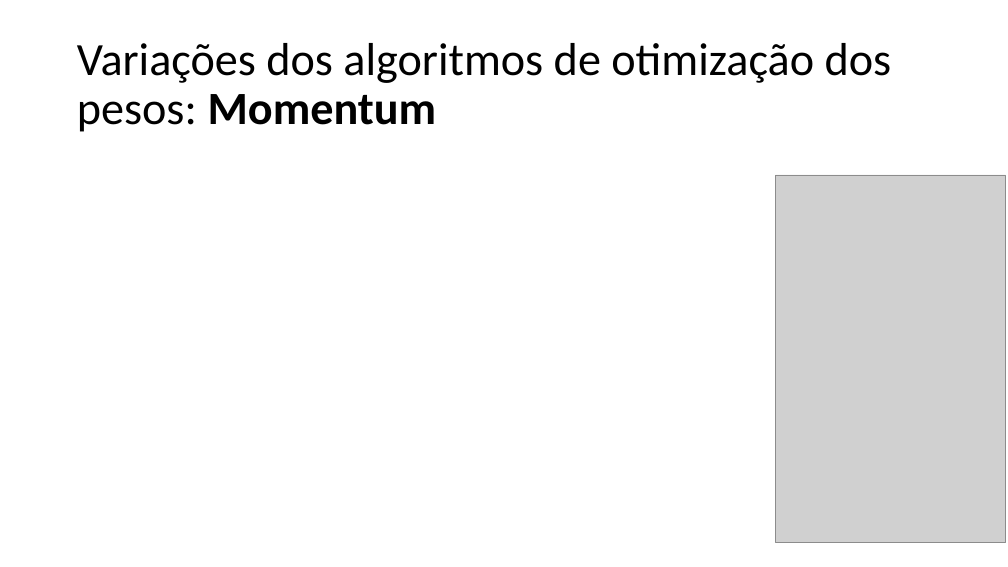
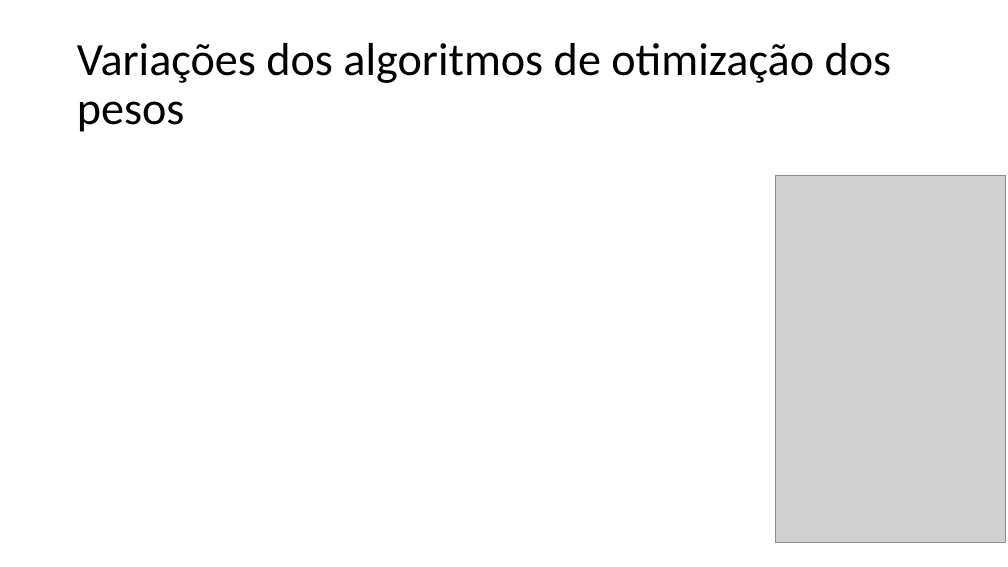
Before and after one commit to zz4fap/t320_aprendizado_de_maquina, a slide deck: slide 12 of slides/T320_Redes_Neurais_Artificiais (Parte IV).pptx. Drawn at 1008x567 pixels with LibreOffice and Linux fonts; fonts in the diff are those of the drawing; grey boxes stand for pictures. Boxes give left, top, right and bottom in pixels: in the first picture for what was removed or moved away, otherwise in the second. Text is boxed around its words. In the diff, an @@ line names an element or a change of style, - is before the commit and + after.

```diff
--- a/slides/T320_Redes_Neurais_Artificiais (Parte IV).pptx
+++ b/slides/T320_Redes_Neurais_Artificiais (Parte IV).pptx
@@ title at bbox=[77, 43, 892, 132]: text changed @@
-Variações dos algoritmos de otimização dos pesos: Momentum
+Variações dos algoritmos de otimização dos pesos
```
Also in this commit, not shown: 9 other slides changed, 1 slide removed.
